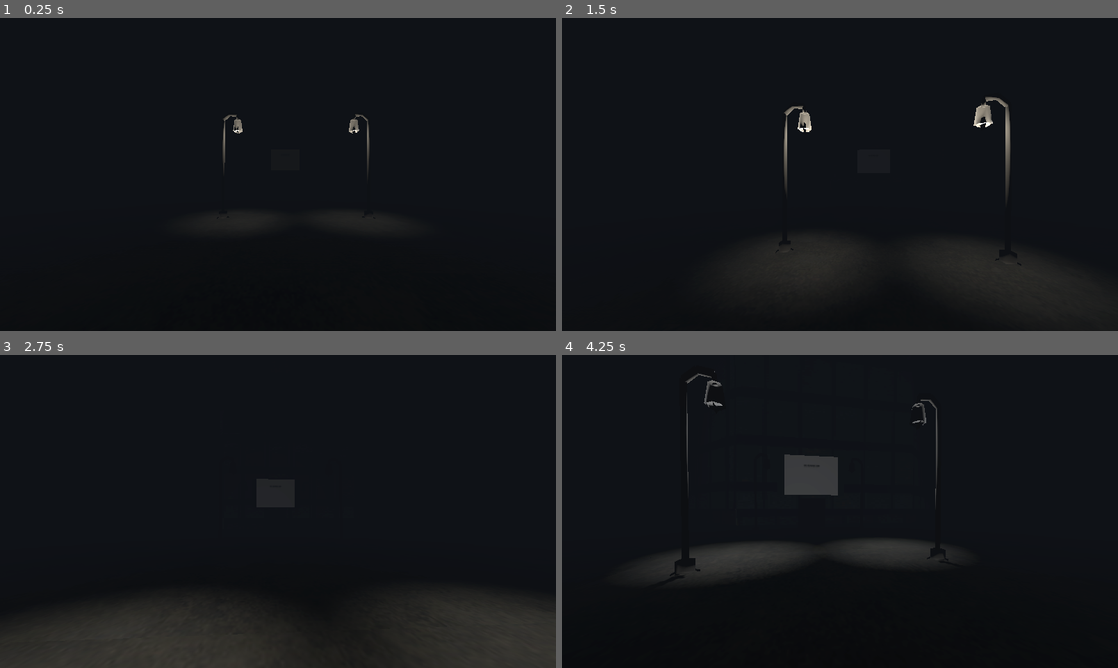
Above: before the commit, frames 1-4 (two rows, left to right).
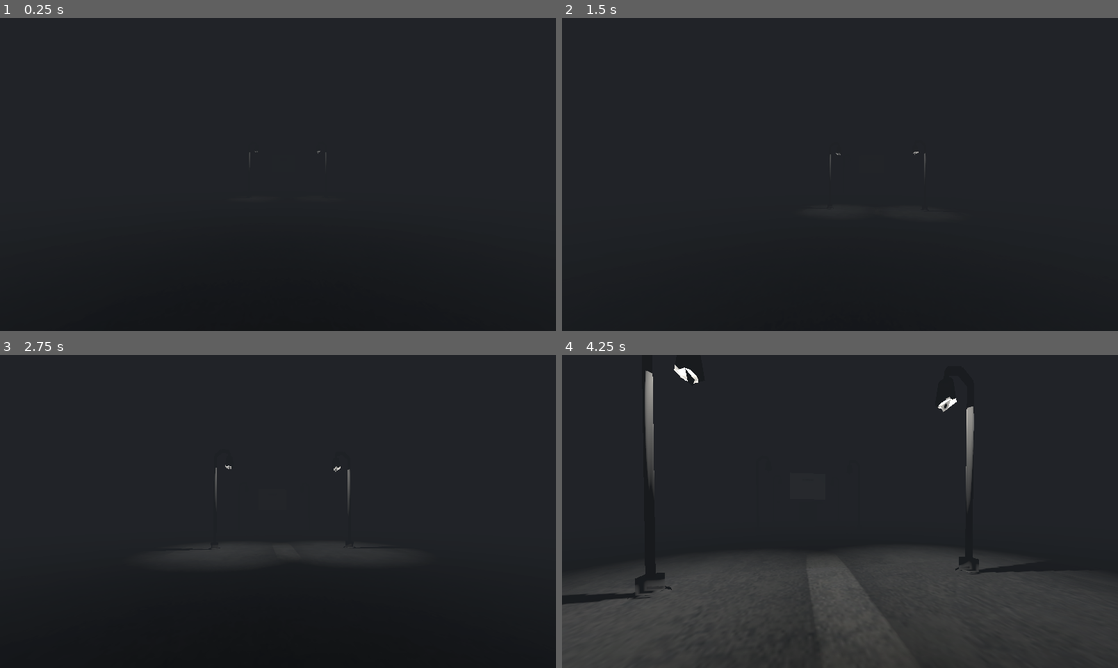
Above: after the commit, the same moments.

Repository: ludoviKZ/lazy-eye
Game: Godot game, scene res://lvl_1.tscn
Two runs of this game, one before a commit and one after it. Both use one fixed random seed, a clock stepped at 60 frames per second and the inputs below.
Inputs (mouse positions are in pixels of both pictures, inside the frame that each line leads up to):
- Up to frame 1 (0.25 s): no input
- Up to frame 2 (1.5 s): tap Enter (ui_accept) at 0.5 s; move the mouse to (867, 174) at 0.52 s; hold Ctrl (crouch) 0.53-1.28 s; hold W (move_up) from 0.53 s (still down); click (867, 174) at 0.67 s; tap Space (jump) at 0.77 s; move the mouse to (812, 174) at 1.27 s; tap E (interact) at 1.35 s
- Up to frame 3 (2.75 s): keep holding W (move_up); tap Space (jump) at 1.52 s; move the mouse to (289, 505) at 2.02 s; hold Ctrl (crouch) from 2.03 s (still down)
- Up to frame 4 (4.25 s): keep holding W (move_up); move the mouse to (834, 517) at 2.77 s; release Ctrl (crouch) at 2.78 s; tap E (interact) at 2.85 s; click (834, 517) at 2.92 s; tap Space (jump) at 3.02, 3.77 s; move the mouse to (878, 514) at 3.52 s; hold Ctrl (crouch) from 3.53 s (still down)

The runs differ from the first frame. In frame 1, 0.3% of the frame differs, in the area x 40-67%, y 30-49%; in frame 2, 1.1%; in frame 3, 12%; in frame 4, 34%, in the area x 0-100%, y 3-100%.

Commit message:
sound effect lampioni e fog rivisto
da rivedere luce e aura

Diff:
--- a/maaack's-minimal-game-template/area_3d.gd
+++ b/maaack's-minimal-game-template/area_3d.gd
@@ -1,7 +1,10 @@
 extends Area3D
 
 @onready var light = $OmniLight3D
+@onready var sound = $AudioStreamPlayer2D
+
 
 func _on_body_entered(body):
 	if body.name == "Player":
 		light.visible = true
+		sound.play()
--- a/maaack's-minimal-game-template/area_3d_4.gd
+++ b/maaack's-minimal-game-template/area_3d_4.gd
@@ -1,7 +1,10 @@
 extends Area3D
 
 @onready var light = $OmniLight3D4
+@onready var sound = $AudioStreamPlayer2D
+
 
 func _on_body_entered(body):
 	if body.name == "Player":
 		light.visible = true
+		sound.play()
--- a/maaack's-minimal-game-template/lvl_1.tscn
+++ b/maaack's-minimal-game-template/lvl_1.tscn
@@ -10,6 +10,7 @@
 [ext_resource type="Texture2D" uid="uid://nwqhf3cc4eub" path="res://assets/Untitled.png" id="8_a1bqk"]
 [ext_resource type="Script" uid="uid://c375s1r80fxdg" path="res://area_3d.gd" id="9_a1bqk"]
 [ext_resource type="Script" uid="uid://df17f3kj0eibb" path="res://area_3d_2.gd" id="10_4snel"]
+[ext_resource type="AudioStream" uid="uid://c43ohkl0jra8u" path="res://assets/Warehouse Lights Turning On Sound Effect (mp3cut.net).mp3" id="10_akum8"]
 [ext_resource type="Script" uid="uid://cnlf2eh4gto2k" path="res://area_3d_3.gd" id="11_g81ij"]
 [ext_resource type="Script" uid="uid://0ysps10pxcot" path="res://area_3d_4.gd" id="12_x5umw"]
 
@@ -17,12 +18,16 @@
 albedo_texture = ExtResource("4_clg6b")
 
 [sub_resource type="Environment" id="Environment_8twhp"]
+ambient_light_color = Color(0.064696476, 0.06469654, 0.06469653, 1)
 glow_enabled = true
-glow_intensity = 8.0
+glow_intensity = 1.01
 fog_enabled = true
 fog_light_color = Color(0.28860268, 0.3168768, 0.3592888, 1)
-fog_light_energy = 0.1
-fog_density = 0.2059
+fog_light_energy = 0.3
+fog_density = 0.2187
+adjustment_enabled = true
+adjustment_contrast = 1.08
+adjustment_saturation = 0.55
 
 [sub_resource type="PhysicsMaterial" id="PhysicsMaterial_t6wp4"]
 
@@ -39,7 +44,7 @@
 [node name="LVL1" type="Node" unique_id=289565252]
 
 [node name="Player" parent="." unique_id=958992094 instance=ExtResource("2_okdh5")]
-transform = Transform3D(-4.371139e-08, 0, 1, 0, 1, 0, -1, 0, -4.371139e-08, 15, 1, 1)
+transform = Transform3D(-4.371139e-08, 0, 1, 0, 1, 0, -1, 0, -4.371139e-08, 23, 1, 1)
 
 [node name="Floor" parent="." unique_id=123787244 instance=ExtResource("1_jschv")]
 
@@ -56,22 +61,49 @@
 transform = Transform3D(10, 0, 0, 0, -4.371139e-07, 0.1, 0, -10, -4.371139e-09, 0, 0, -10)
 
 [node name="Floor25" parent="." unique_id=1689991301 instance=ExtResource("1_jschv")]
-transform = Transform3D(10, 0, 0, 0, -4.371139e-07, 0.1, 0, -10, -4.371139e-09, 6, 0, 0)
+transform = Transform3D(10, 0, 0, 0, -4.371139e-07, 0.1, 0, -10, -4.371139e-09, 10, 0, 0)
 
 [node name="Floor26" parent="." unique_id=2062890510 instance=ExtResource("1_jschv")]
-transform = Transform3D(10, 0, 0, 0, -4.371139e-07, 0.1, 0, -10, -4.371139e-09, 6, 0, 10)
+transform = Transform3D(10, 0, 0, 0, -4.371139e-07, 0.1, 0, -10, -4.371139e-09, 10, 0, 10)
 
 [node name="Floor27" parent="." unique_id=95319228 instance=ExtResource("1_jschv")]
-transform = Transform3D(10, 0, 0, 0, -4.371139e-07, 0.1, 0, -10, -4.371139e-09, 6, 0, -10)
+transform = Transform3D(10, 0, 0, 0, -4.371139e-07, 0.1, 0, -10, -4.371139e-09, 10, 0, -10)
 
 [node name="Floor28" parent="." unique_id=1447491000 instance=ExtResource("1_jschv")]
-transform = Transform3D(10, 0, 0, 0, -4.371139e-07, 0.1, 0, -10, -4.371139e-09, 14, 0, 0)
+transform = Transform3D(10, 0, 0, 0, -4.371139e-07, 0.1, 0, -10, -4.371139e-09, 20, 0, 0)
 
 [node name="Floor29" parent="." unique_id=1414263922 instance=ExtResource("1_jschv")]
-transform = Transform3D(10, 0, 0, 0, -4.371139e-07, 0.1, 0, -10, -4.371139e-09, 14, 0, 10)
+transform = Transform3D(10, 0, 0, 0, -4.371139e-07, 0.1, 0, -10, -4.371139e-09, 20, 0, 10)
+
+[node name="Floor34" parent="." unique_id=366462386 instance=ExtResource("1_jschv")]
+transform = Transform3D(10, 0, 0, 0, -4.371139e-07, 0.1, 0, -10, -4.371139e-09, 0, 0, 20)
+
+[node name="Floor35" parent="." unique_id=497829203 instance=ExtResource("1_jschv")]
+transform = Transform3D(10, 0, 0, 0, -4.371139e-07, 0.1, 0, -10, -4.371139e-09, 10, 0, 20)
+
+[node name="Floor36" parent="." unique_id=1556908255 instance=ExtResource("1_jschv")]
+transform = Transform3D(10, 0, 0, 0, -4.371139e-07, 0.1, 0, -10, -4.371139e-09, 20, 0, 20)
+
+[node name="Floor37" parent="." unique_id=1850568724 instance=ExtResource("1_jschv")]
+transform = Transform3D(10, 0, 0, 0, -4.371139e-07, 0.1, 0, -10, -4.371139e-09, 0, 0, -20)
+
+[node name="Floor38" parent="." unique_id=645000879 instance=ExtResource("1_jschv")]
+transform = Transform3D(10, 0, 0, 0, -4.371139e-07, 0.1, 0, -10, -4.371139e-09, 10, 0, -20)
+
+[node name="Floor39" parent="." unique_id=847222 instance=ExtResource("1_jschv")]
+transform = Transform3D(10, 0, 0, 0, -4.371139e-07, 0.1, 0, -10, -4.371139e-09, 20, 0, -20.1)
 
 [node name="Floor30" parent="." unique_id=263706509 instance=ExtResource("1_jschv")]
-transform = Transform3D(10, 0, 0, 0, -4.371139e-07, 0.1, 0, -10, -4.371139e-09, 14, 0, -10)
+transform = Transform3D(10, 0, 0, 0, -4.371139e-07, 0.1, 0, -10, -4.371139e-09, 20, 0, -10.1)
+
+[node name="Floor31" parent="." unique_id=767860323 instance=ExtResource("1_jschv")]
+transform = Transform3D(10, 0, 0, 0, -4.371139e-07, 0.1, 0, -10, -4.371139e-09, 30, 0, 0)
+
+[node name="Floor32" parent="." unique_id=1932719553 instance=ExtResource("1_jschv")]
+transform = Transform3D(10, 0, 0, 0, -4.371139e-07, 0.1, 0, -10, -4.371139e-09, 30, 0, 10)
+
+[node name="Floor33" parent="." unique_id=388006945 instance=ExtResource("1_jschv")]
+transform = Transform3D(10, 0, 0, 0, -4.371139e-07, 0.1, 0, -10, -4.371139e-09, 30, 0, -10)
 
 [node name="Floor6" parent="." unique_id=1048696532 instance=ExtResource("1_jschv")]
 transform = Transform3D(10, 0, 0, 0, -4.371139e-07, 0.1, 0, -10, -4.371139e-09, -10, 0, -10)
@@ -140,7 +172,11 @@
 
 [node name="OmniLight3D" type="OmniLight3D" parent="PsxDownturningLamppost" unique_id=195369760]
 transform = Transform3D(1, 0, 0, 0, -4.371139e-08, 1, 0, -1, -4.371139e-08, 0, 3.1163054, 0.56580305)
-light_energy = 10.822
+light_energy = 5.0
+light_indirect_energy = 16.0
+light_size = 1.0
+shadow_enabled = true
+omni_range = 6.0
 
 [node name="PsxDownturningLamppost2" type="MeshInstance3D" parent="." unique_id=891818121]
 transform = Transform3D(-0.99999976, -0.00012430012, 0.00072883646, -9.667942e-05, 1.2981675, -0.0012512051, -0.00072871376, -0.0016243679, -0.9999989, 6, -0.20929444, 3.426467)
@@ -149,7 +185,9 @@
 
 [node name="OmniLight3D" type="OmniLight3D" parent="PsxDownturningLamppost2" unique_id=537180713]
 transform = Transform3D(1, 0, 0, 0, -4.371139e-08, 1, 0, -1, -4.371139e-08, 0, 3.1163054, 0.56580305)
-light_energy = 10.822
+light_energy = 5.0
+shadow_enabled = true
+omni_range = 6.0
 
 [node name="PsxDownturningLamppost5" type="MeshInstance3D" parent="." unique_id=2020572891]
 transform = Transform3D(1, 0, 0, 0, 1.2981685, 0, 0, 0, 1, -10.510899, -0.20929444, -3)
@@ -165,7 +203,7 @@
 environment = SubResource("Environment_8twhp")
 
 [node name="Sketchfab_Scene" parent="." unique_id=1947946985 instance=ExtResource("6_t6wp4")]
-transform = Transform3D(100, 0, 0, 0, 100, 0, 0, 0, 100, -48.667995, 0.050000016, 2.4000545)
+transform = Transform3D(300, 0, 0, 0, 300, 0, 0, 0, 300, -119.13767, -1.9499999, 12.400055)
 
 [node name="Wall" parent="." unique_id=1780642556 instance=ExtResource("7_31jyx")]
 transform = Transform3D(0, 0, 1, 0, 3.0000005, 0, -5.0000005, 0, -5.9604645e-08, -14, 4, 0)
@@ -197,20 +235,25 @@
 
 [node name="OmniLight3D" type="OmniLight3D" parent="Lamppost/Area3D" unique_id=1564780072]
 unique_name_in_owner = true
-transform = Transform3D(1, -5.820766e-11, 3.6379756e-12, -7.740381e-13, -1.2073353e-08, 0.21276598, -2.580127e-12, -0.044326246, -2.5152818e-09, -3.0979295, 0.39068004, -0.10789881)
-visible = false
-light_energy = 10.822
-shadow_enabled = true
+transform = Transform3D(1, -5.820767e-11, 3.6379756e-12, -7.740381e-13, -1.2073352e-08, 0.21276598, -2.5801273e-12, -0.044326246, -2.5152818e-09, -1.0979295, 0.3906801, -0.107898824)
+visible = false
+light_energy = 5.0
+shadow_enabled = true
+omni_range = 6.0
+
+[node name="AudioStreamPlayer2D" type="AudioStreamPlayer2D" parent="Lamppost/Area3D" unique_id=1148783407]
+stream = ExtResource("10_akum8")
 
 [node name="Area3D2" type="Area3D" parent="Lamppost" unique_id=577575391]
 script = ExtResource("10_4snel")
 
 [node name="OmniLight3D2" type="OmniLight3D" parent="Lamppost/Area3D2" unique_id=1056547578]
 unique_name_in_owner = true
-transform = Transform3D(-0.99999976, -0.0007288341, -9.576759e-05, -9.667942e-05, 0.0012511486, 0.9999993, -0.0007287137, 0.999999, -0.0012512188, -5.0979047, 3.835484, 2.8556025)
-visible = false
-light_energy = 10.822
-shadow_enabled = true
+transform = Transform3D(-0.99999976, -0.0007288341, -9.576759e-05, -9.667942e-05, 0.0012511486, 0.9999993, -0.0007287137, 0.999999, -0.0012512188, -3.0979047, 3.835484, 2.8556025)
+visible = false
+light_energy = 5.0
+shadow_enabled = true
+omni_range = 6.0
 
 [node name="CollisionShape3D" type="CollisionShape3D" parent="Lamppost/Area3D2" unique_id=990868578]
 transform = Transform3D(1, 0, 0, 0, 30.056, 0, 0, 0, 18.564001, 2, 0, 0)
@@ -222,8 +265,9 @@
 [node name="OmniLight3D3" type="OmniLight3D" parent="Lamppost/Area3D3" unique_id=1499897774]
 transform = Transform3D(1, 0, 0, 0, -5.674475e-08, 1, 0, -1, -5.674475e-08, -10.510899, 3.8361955, -2.434197)
 visible = false
-light_energy = 10.822
-shadow_enabled = true
+light_energy = 5.0
+shadow_enabled = true
+omni_range = 6.0
 
 [node name="CollisionShape3D" type="CollisionShape3D" parent="Lamppost/Area3D3" unique_id=1843527880]
 transform = Transform3D(0.3, 0, 0, 0, 15.048001, 0, 0, 0, 8.680001, -5, 0, -13.020002)
@@ -235,12 +279,21 @@
 [node name="OmniLight3D4" type="OmniLight3D" parent="Lamppost/Area3D4" unique_id=2057442317]
 transform = Transform3D(-0.99999976, -0.0007288342, -9.5767595e-05, -9.667942e-05, 0.0012511485, 0.9999993, -0.00072871376, 0.999999, -0.0012512186, -10.510874, 3.835484, 2.8556025)
 visible = false
-light_energy = 10.822
-shadow_enabled = true
+light_energy = 5.0
+shadow_enabled = true
+omni_range = 6.0
 
 [node name="CollisionShape3D" type="CollisionShape3D" parent="Lamppost/Area3D4" unique_id=1814738294]
 transform = Transform3D(2.2, 0, 0, 0, 27.132, 0, 0, 0, 7.8300004, -6, 0, -7.8300004)
 shape = SubResource("BoxShape3D_cwotn")
+
+[node name="AudioStreamPlayer2D" type="AudioStreamPlayer2D" parent="Lamppost/Area3D4" unique_id=522469632]
+stream = ExtResource("10_akum8")
+
+[node name="DirectionalLight3D" type="DirectionalLight3D" parent="." unique_id=1892548795]
+transform = Transform3D(1, 0, 0, 0, 0.49999997, 0.86602545, 0, -0.86602545, 0.49999997, 38, 116, 89)
+visible = false
+light_energy = 0.05
 
 [connection signal="body_entered" from="Lamppost/Area3D" to="Lamppost/Area3D" method="_on_body_entered"]
 [connection signal="body_entered" from="Lamppost/Area3D2" to="Lamppost/Area3D2" method="_on_body_entered"]
Not shown, added: maaack's-minimal-game-template/assets/Warehouse Lights Turning On Sound Effect (mp3cut.net).mp3.import
Not shown, added: maaack's-minimal-game-template/assets/Warehouse Lights Turning On Sound Effect (mp3cut.net).mp3
